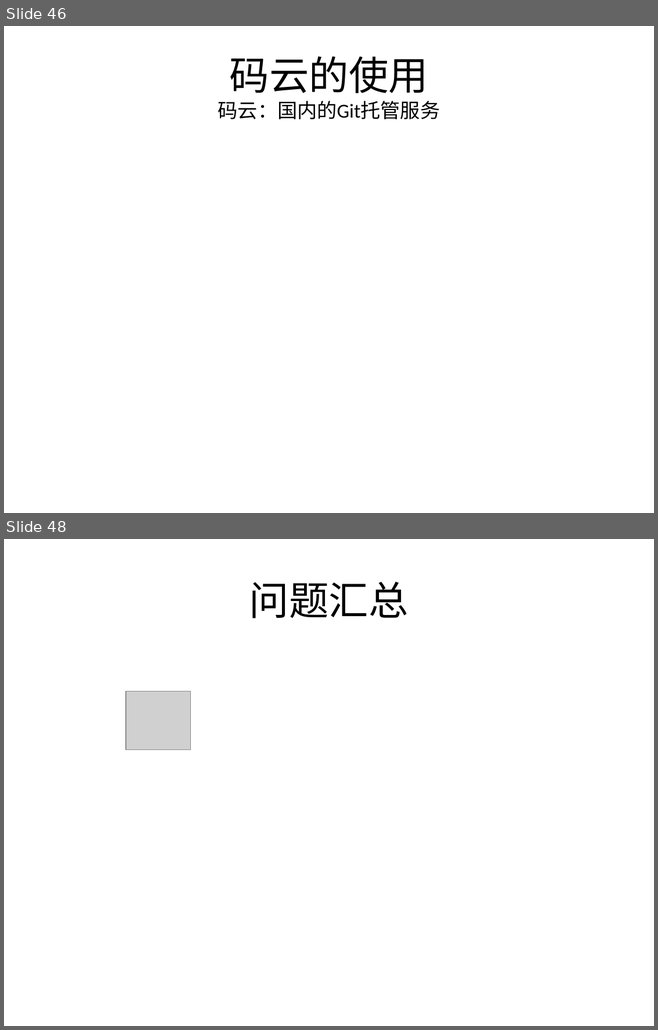
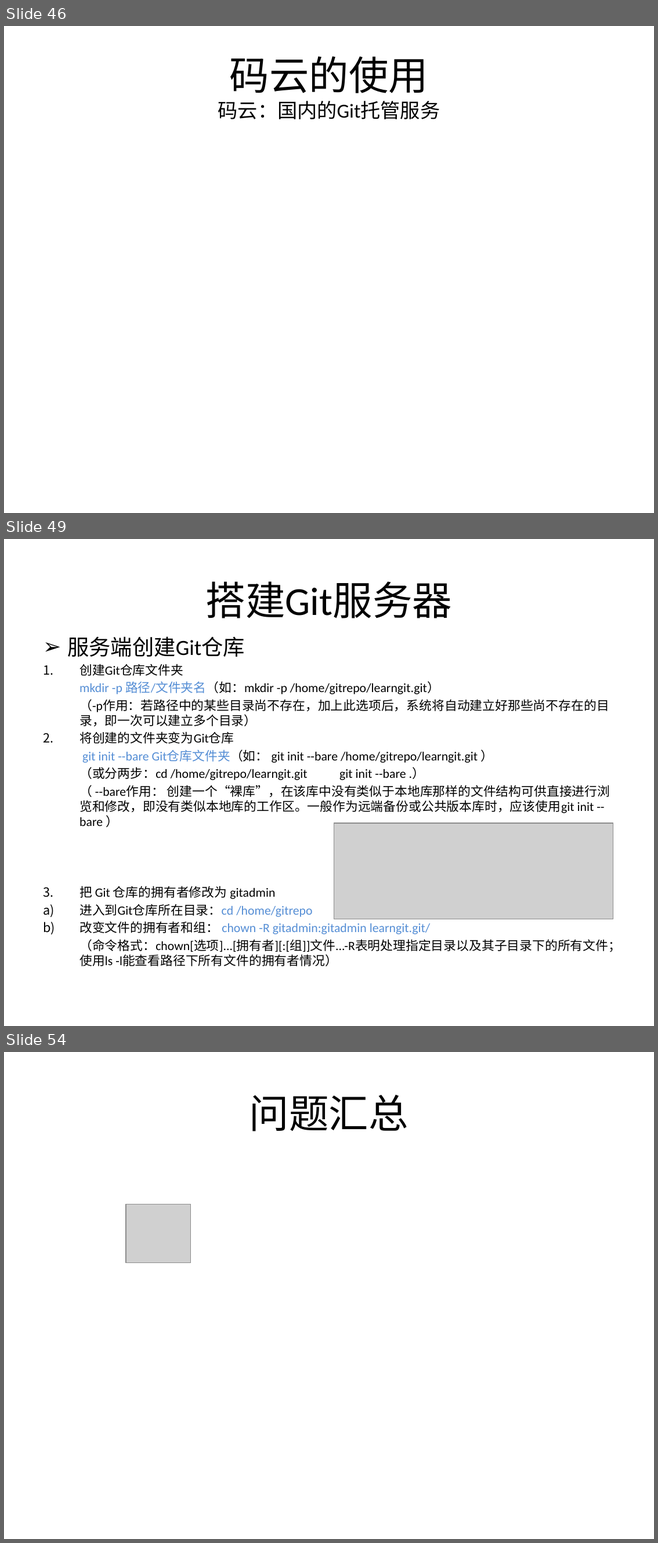
Before and after one commit to chenwen715/learn_repo, a slide deck: ppt/git.pptx. Shown one above the other, each under a label of ours: slides 46 and 48 before the commit, slides 46, 49 and 54 after it; the slides between them are not shown. The pictures are 658x1030 and 658x1543 pixels, drawn with LibreOffice and Linux fonts; fonts in the diff are those of the drawing; grey boxes stand for pictures. Boxes give left, top, right and bottom in pixels: in the first picture for what was removed or moved away, otherwise in the second. Text is boxed around its words. In the diff, an @@ line names an element or a change of style, - is before the commit and + after.

Commit message:
modify git.ppt and map_181115
181119
更新git.ppt中搭建服务器的内容
更新map_181115中绘制小车的程序

```diff
--- a/ppt/git.pptx
+++ b/ppt/git.pptx
@@ slide 49 added at bbox=[4, 539, 654, 1026], background #FFFFFF @@
@@ title added at bbox=[206, 581, 452, 618], 44 pt, text #000000 @@
+搭建Git服务器
@@ text added at bbox=[67, 636, 621, 966], 14 pt, text #000000 @@
+➢ 服务端创建Git仓库
+1. 创建Git仓库文件夹
+mkdir -p 路径/文件夹名（如：mkdir -p /home/gitrepo/learngit.git）
+（-p作用：若路径中的某些目录尚不存在，加上此选项后，系统将自动建立好那些尚不存在的目录，即一次可以建立多个目录）
+2. 将创建的文件夹变为Git仓库
+git init --bare Git仓库文件夹（如： git init --bare /home/gitrepo/learngit.git ）
+（或分两步：cd /home/gitrepo/learngit.git git init --bare .）
+（ --bare作用： 创建一个“裸库”，在该库中没有类似于本地库那样的文件结构可供直接进行浏览和修改，即没有类似本地库的工作区。一般作为远端备份或公共版本库时，应该使用git init --bare ）
+3. 把 Git 仓库的拥有者修改为 gitadmin
+d) 进入到Git仓库所在目录：cd /home/gitrepo
+e) 改变文件的拥有者和组： chown -R gitadmin:gitadmin learngit.git/
+（命令格式：chown[选项]...[拥有者][:[组]]文件...-R表明处理指定目录以及其子目录下的所有文件；使用ls -l能查看路径下所有文件的拥有者情况）
@@ picture added at bbox=[334, 824, 614, 919] @@
@@ what was slide 48 is now slide 54 @@
```
Also in this commit, not shown: 1 slide changed, 5 other slides added, 5 other files.
